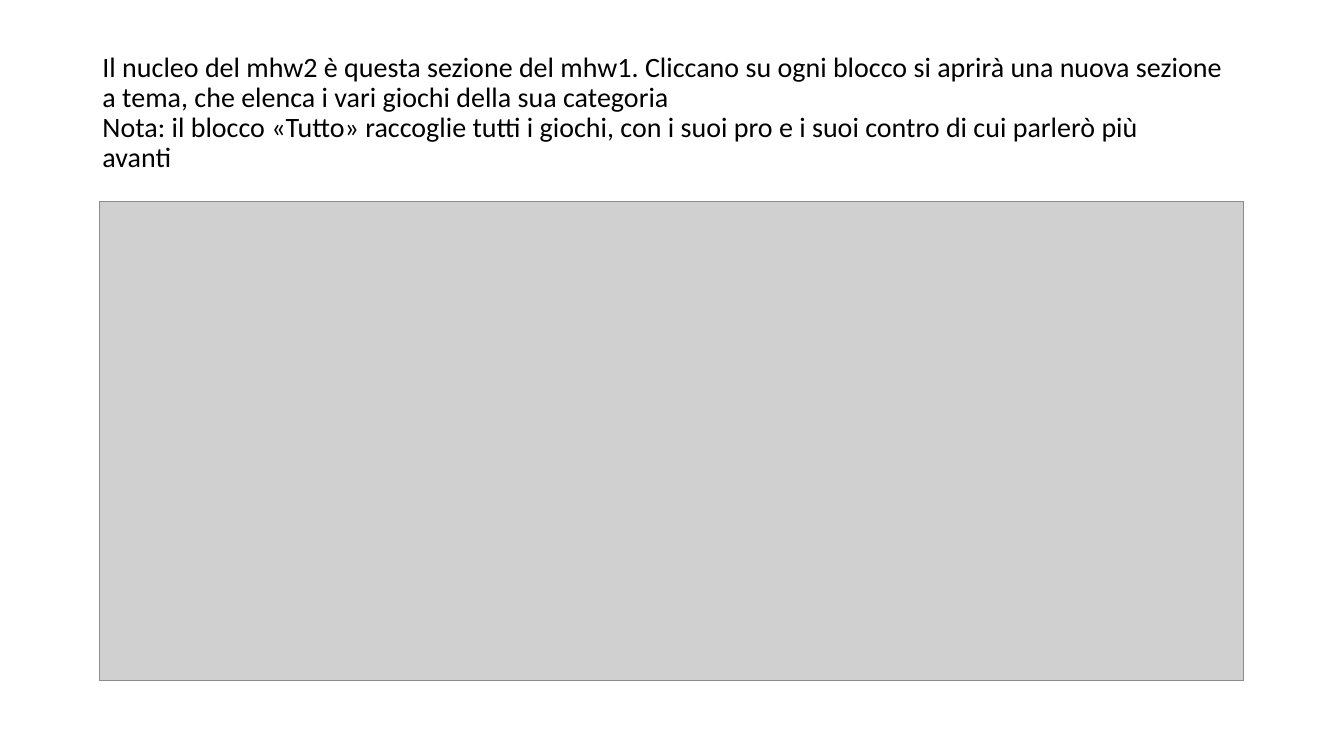
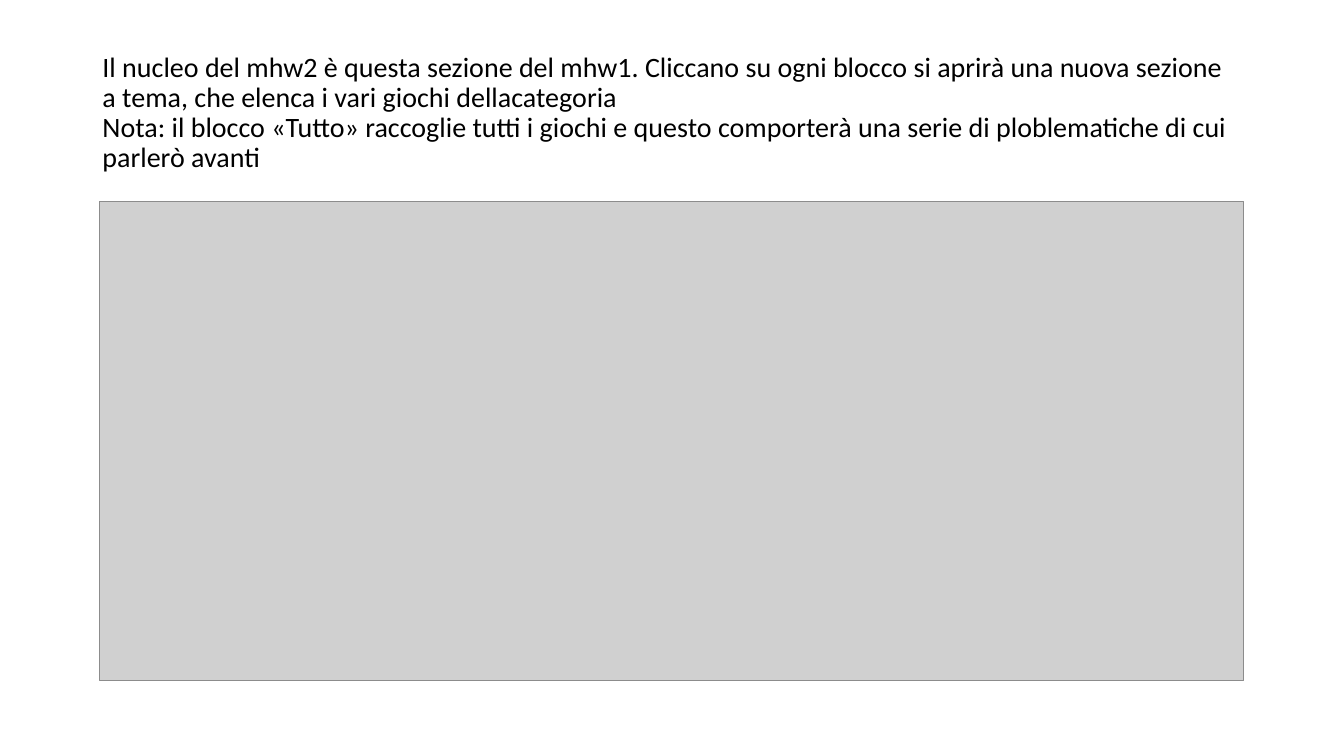
Before and after one commit to TheGarbage/mhw2, a slide deck: slide 2 of mhw2.pptx. Drawn at 1344x756 pixels with LibreOffice and Linux fonts; fonts in the diff are those of the drawing; grey boxes stand for pictures. Boxes give left, top, right and bottom in pixels: in the first picture for what was removed or moved away, otherwise in the second. Text is boxed around its words. In the diff, an @@ line names an element or a change of style, - is before the commit and + after.

```diff
--- a/mhw2.pptx
+++ b/mhw2.pptx
@@ title at (102,57,1226,172): text changed @@
-Il nucleo del mhw2 è questa sezione del mhw1. Cliccano su ogni blocco si aprirà una nuova sezione a tema, che elenca i vari giochi della sua categoria
-Nota: il blocco «Tutto» raccoglie tutti i giochi, con i suoi pro e i suoi contro di cui parlerò più avanti
+Il nucleo del mhw2 è questa sezione del mhw1. Cliccano su ogni blocco si aprirà una nuova sezione a tema, che elenca i vari giochi dellacategoria
+Nota: il blocco «Tutto» raccoglie tutti i giochi e questo comporterà una serie di ploblematiche di cui parlerò avanti
```
Also in this commit, not shown: 10 other slides changed.
